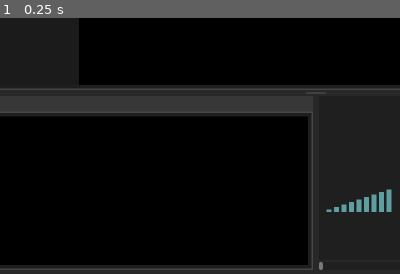
Above: before the commit, frame 1.
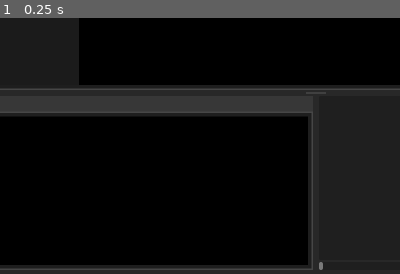
Above: after the commit, the same moment.

Repository: PatrikAAberg/dmce-gui
Game: Godot game, scene res://TraceGUI.tscn
The game is run twice, just before and just after one commit, with the same random seed, the same clock (stepped at 60 frames per second) and the same inputs.
Inputs:
- Up to frame 1 (0.25 s): no input
The pictures show only the part of the screen within x 10-60%, y 50-100%; the shares and areas given below are measured in that part.

The runs differ from the first frame. In frame 1, 0.6% of the frame differs, in the area x 81-98%, y 66-76%.
Error after the commit: Invalid access of index '0' on a base object of type: 'Array'. (res://MovieChart.gd:12)

Commit message:
trace: draggable and resizeable histo

Diff:
--- a/dmcetraceGUI/MovieChart.gd
+++ b/dmcetraceGUI/MovieChart.gd
@@ -1,26 +1,49 @@
 extends Node2D
 
 var tgui
+var scrollbar
+var chartoffset = 0
 
 func Init(node):
 	tgui = node
 
 func Update():
+	var Width = tgui.MovieChartContainer.size.x
+	var numprobes = len(tgui.Trace[tgui.TActive].ProbeHistogram)
+	var width = 10
+	var visibleprobes = int(Width / width)
+	if  numprobes <= visibleprobes:
+		scrollbar.visible = false
+	else:
+		scrollbar.visible = true
+		scrollbar.max_value = numprobes - visibleprobes
 	queue_redraw()
 
 # Called when the node enters the scene tree for the first time.
 func _ready():
-	pass # Replace with function body.
-
+	scrollbar = get_node("../../MovieHScrollBar")
+	scrollbar.value_changed.connect(self._value_changed)
 
 # Called every frame. 'delta' is the elapsed time since the previous frame.
 func _process(delta):
 	pass
 
+func _value_changed(val):
+	chartoffset = val
+	Update()
+
+func log10(value):
+	return log(value) / log(10)
+
 func _draw():
 	var Width = tgui.MovieChartContainer.size.x
 	var Height = tgui.MovieChartContainer.size.y
-	var width = Width / 2
+	var width = 10
+	var height
+	var max = log10(tgui.Trace[tgui.TActive].ProbeHistogram.max())
 
-	for i in range (10):
-		draw_rect(Rect2(i * 15, Height, 10, -i * 5), Color.CADET_BLUE, true)
+	for i in range (chartoffset, len(tgui.Trace[tgui.TActive].ProbeHistogram)):
+		height = (log10(tgui.Trace[tgui.TActive].ProbeHistogram[i]) / max) * Height
+		if height < 2:
+			height = 2
+		draw_rect(Rect2((i - chartoffset) * width, Height, width - 2, - height), Color.DARK_BLUE, true)
--- a/dmcetraceGUI/TraceGUI.gd
+++ b/dmcetraceGUI/TraceGUI.gd
@@ -285,8 +285,8 @@
 	tracetmp.TimeLineCore = []
 	tracetmp.TimeLineTS = []
 	tracetmp.TraceEntry2ProbeListIndex = []
-	tracetmp.ProbeListNumber = []
-	tracetmp.ProbeListPathFunc = []
+	tracetmp.UniqueProbeList = [] 			# probe numbers found in the trace
+	tracetmp.ProbeHistogram = []			# Number of hits per unique probe above
 	tracetmp = FTreeInit(tracetmp)
 
 	if mode == "bundle":
@@ -306,6 +306,15 @@
 			var ts = int(line.split("@")[1])
 			var srcpath = line.split("@")[2]
 			var pathfunc = srcpath + ":" + line.split("@")[4]
+			var m = re_get_probenbr.search(line)
+			if m:
+				var pnum = int(m.get_string(1))
+				var index = tracetmp.UniqueProbeList.find(pnum)
+				if index == -1:
+					tracetmp.UniqueProbeList.append(pnum)
+					tracetmp.ProbeHistogram.append(1)
+				else:
+					tracetmp.ProbeHistogram[index] += 1
 
 			tracetmp.tracebuffer.append(line.replace("[", "[lb]")) # escape bbcode on the fly
 			tracetmp.TimeLineCore.append(core)
@@ -429,6 +438,7 @@
 	re_get_probenbr.compile("DMCE_PROBE\\d*\\((\\d*)")
 
 	print("Control root started")
+	MovieChart.Init(self)
 
 	# Debug
 	# get_tree().quit()
@@ -475,7 +485,6 @@
 	SrcTab.set_tab_title(0, "Source")
 	VarsTab.set_tab_title(0, "Variables")
 
-	MovieChart.Init(self)
 	MovieChart.Update()
 
 	$MenuBar/PopupMenuFile.name = " File "
--- a/dmcetraceGUI/TraceGUI.tscn
+++ b/dmcetraceGUI/TraceGUI.tscn
@@ -305,6 +305,7 @@
 size_flags_horizontal = 3
 
 [node name="MovieChartContainer" type="PanelContainer" parent="Background/VSplitTop/VSplitBot/TCMovieHSplitContainer/MovieContainer"]
+clip_contents = true
 layout_mode = 2
 size_flags_vertical = 3
 
@@ -314,6 +315,7 @@
 [node name="MovieHScrollBar" type="HScrollBar" parent="Background/VSplitTop/VSplitBot/TCMovieHSplitContainer/MovieContainer"]
 custom_minimum_size = Vector2(0, 16)
 layout_mode = 2
+step = 1.0
 
 [node name="MenuBar" type="MenuBar" parent="."]
 layout_mode = 0
